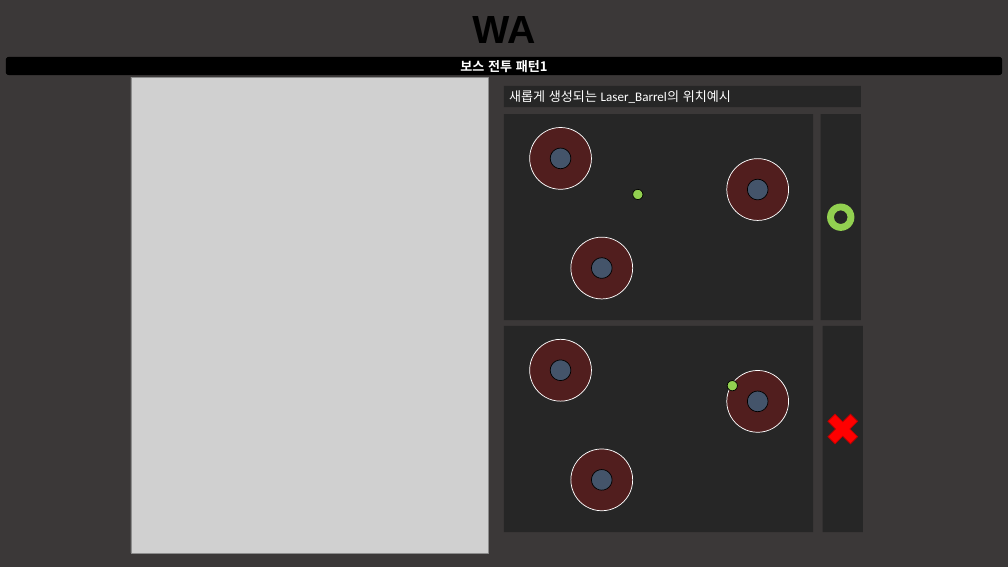
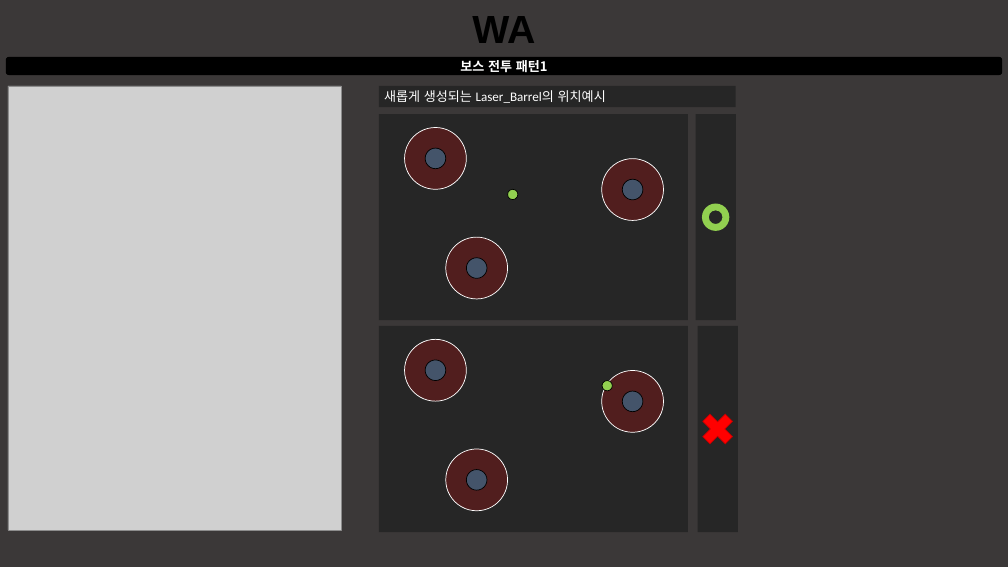
Before and after one commit to taeseongeom/WA, a slide deck: slide 8 of 기획서/문서/보스 기획서.pptx (slide 6 before the commit). Drawn at 1008x567 pixels with LibreOffice and Linux fonts; fonts in the diff are those of the drawing; grey boxes stand for pictures. Boxes give left, top, right and bottom in pixels: in the first picture for what was removed or moved away, otherwise in the second. Text is boxed around its words. In the diff, an @@ line names an element or a change of style, - is before the commit and + after.

```diff
--- a/기획서/문서/보스 기획서.pptx
+++ b/기획서/문서/보스 기획서.pptx
@@ picture added at bbox=[8, 86, 341, 530] @@
@@ picture removed at bbox=[131, 77, 488, 553] @@
@@ 14 ellipses, 5 rectangles, 1 cross, 1 donut: place and size @@
-14 ellipses, 5 rectangles, 1 cross, 1 donut at bbox=[504, 86, 865, 532]
+14 ellipses, 5 rectangles, 1 cross, 1 donut at bbox=[379, 86, 740, 532]
```
Also in this commit, not shown: 5 other slides changed, 3 slides added, 4 other files.
